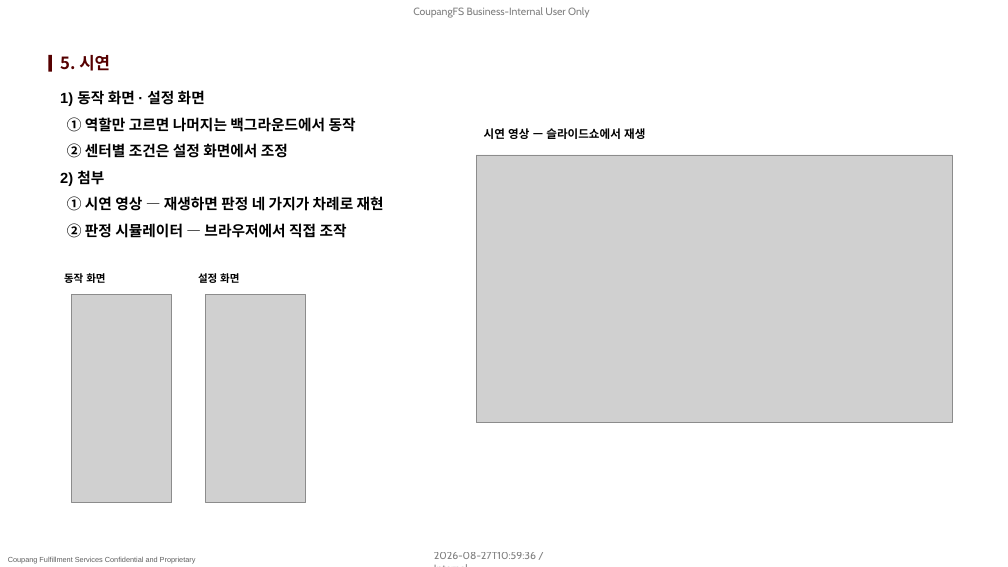
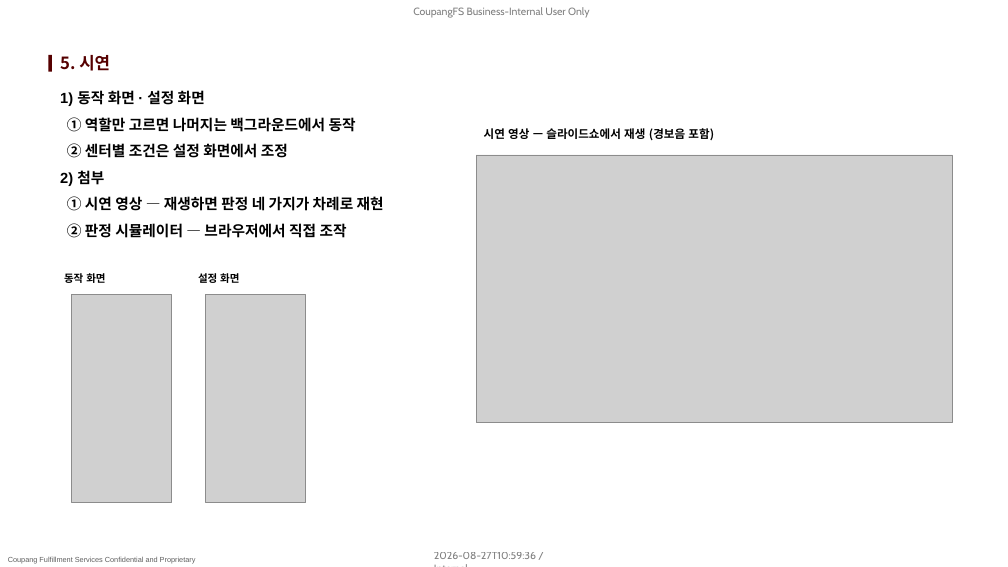
Before and after one commit to pslymzero-cyber/SafeAlert, a slide deck: slide 7 of docs/presentation/company_form/SafeAlert_보고_2026.08.pptx. Drawn at 1008x567 pixels with LibreOffice and Linux fonts; fonts in the diff are those of the drawing; grey boxes stand for pictures; background and template pictures are left out. Boxes give left, top, right and bottom in pixels: in the first picture for what was removed or moved away, otherwise in the second. Text is boxed around its words. In the diff, an @@ line names an element or a change of style, - is before the commit and + after.

```diff
--- a/docs/presentation/company_form/SafeAlert_보고_2026.08.pptx
+++ b/docs/presentation/company_form/SafeAlert_보고_2026.08.pptx
@@ text at <box>484,128,714,140</box>: text changed @@
-시연 영상 — 슬라이드쇼에서 재생
+시연 영상 — 슬라이드쇼에서 재생 (경보음 포함)
```
Also in this commit, not shown: 4 other slides changed, 12 other files.
